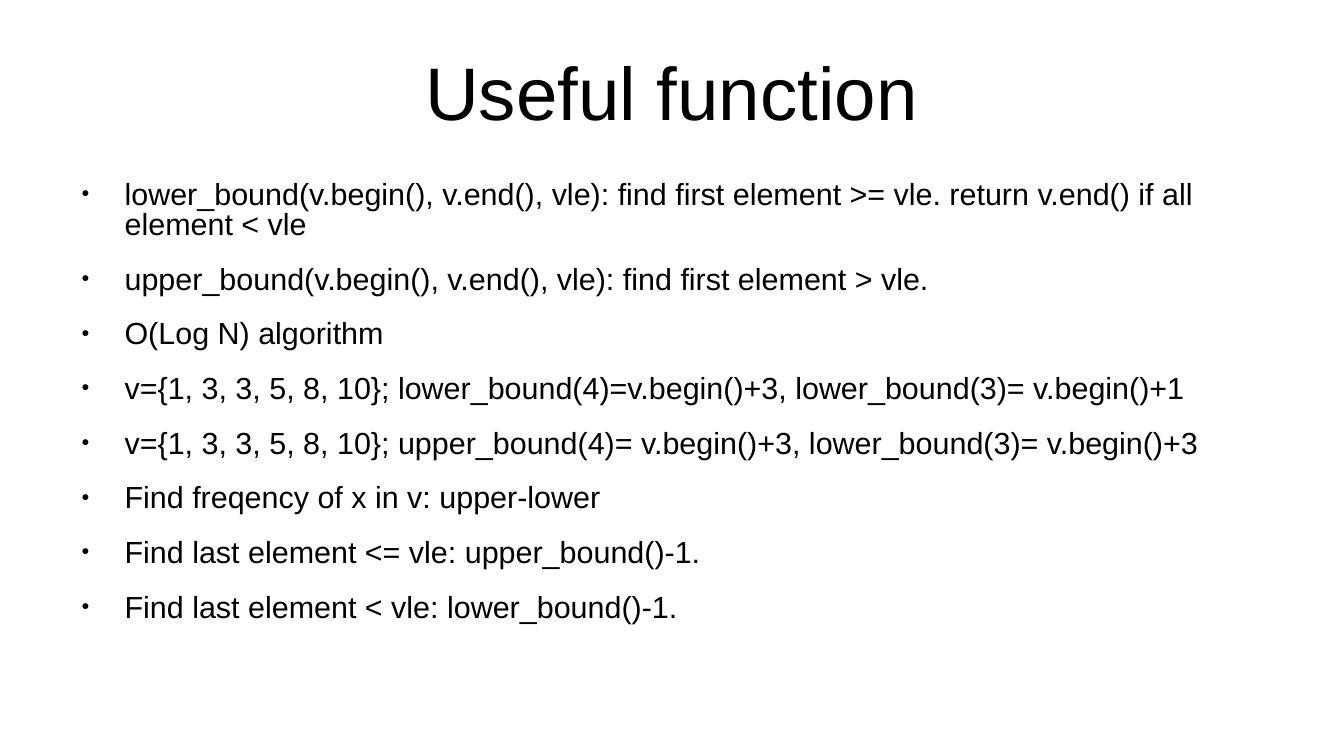
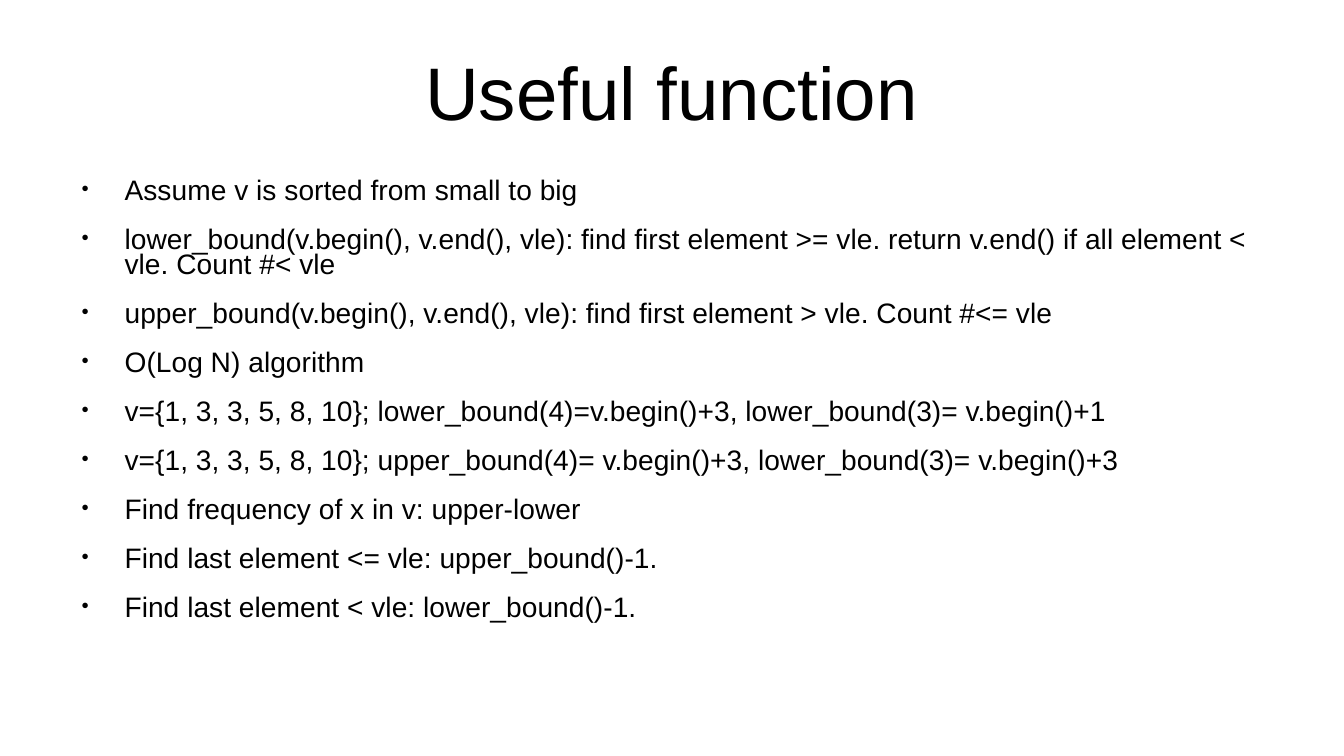
Before and after one commit to kindaichinisan/CompetitiveProgramming, a slide deck: slide 3 of MyCode/competitive_programming.ppt. Drawn at 1344x756 pixels with LibreOffice and Linux fonts; fonts in the diff are those of the drawing. Boxes give left, top, right and bottom in pixels: in the first picture for what was removed or moved away, otherwise in the second. Text is boxed around its words. In the diff, an @@ line names an element or a change of style, - is before the commit and + after.

```diff
--- a/MyCode/competitive_programming.ppt
+++ b/MyCode/competitive_programming.ppt
@@ text at (125, 179, 1221, 328): text changed; size 18 to 16.6 pt @@
-● lower_bound(v.begin(), v.end(), vle): find first element >= vle. return v.end() if all element < vle
-● upper_bound(v.begin(), v.end(), vle): find first element > vle.
+● Assume v is sorted from small to big
+● lower_bound(v.begin(), v.end(), vle): find first element >= vle. return v.end() if all element < vle. Count #< vle
+● upper_bound(v.begin(), v.end(), vle): find first element > vle. Count #<= vle
@@ text at (125, 351, 1118, 622): size 18 to 16.6 pt in "O(Log N) algorithm", "v={1, 3, 3, 5, 8, 10}; lower_bound(4)=v.begin()+3, ...", "v={1, 3, 3, 5, 8, 10}; upper_bound(4)= ...", "Find last element <= vle: upper_bound()-1." and 1 more places; line spacing 0.83 to 0.73 @@
@@ text at (125, 498, 581, 524): text changed; size 18 to 16.6 pt @@
-● Find freqency of x in v: upper-lower
+● Find frequency of x in v: upper-lower
```
Also in this commit, not shown: 1 other slide changed, 26 slides added, 7 other files.
